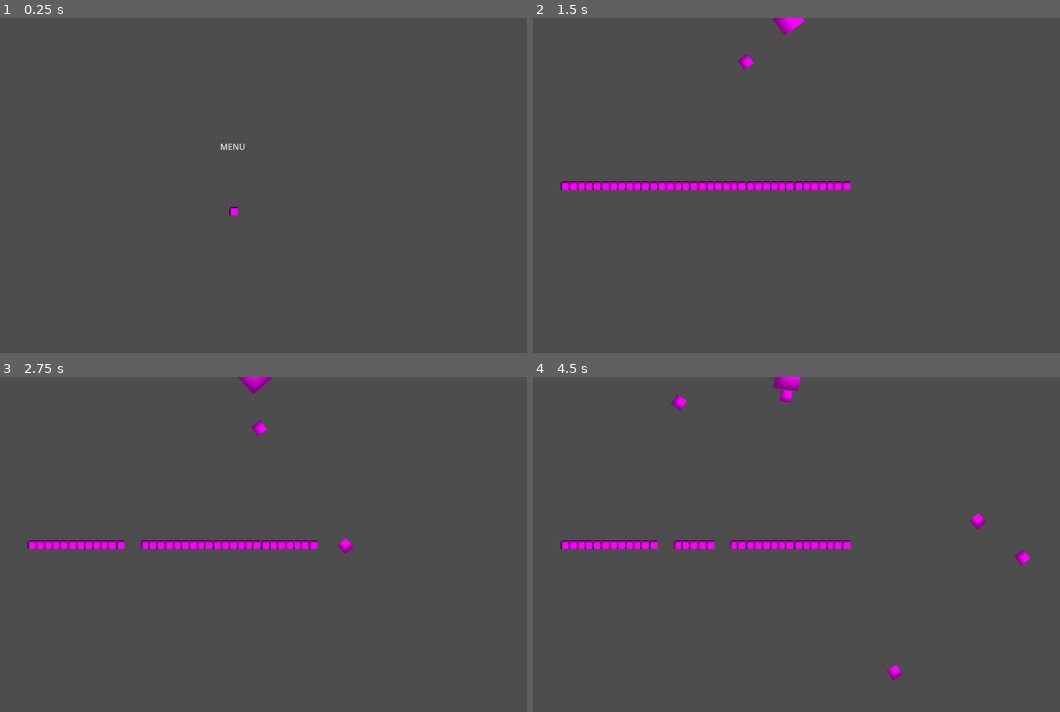
Above: before the commit, frames 1-4 (two rows, left to right).
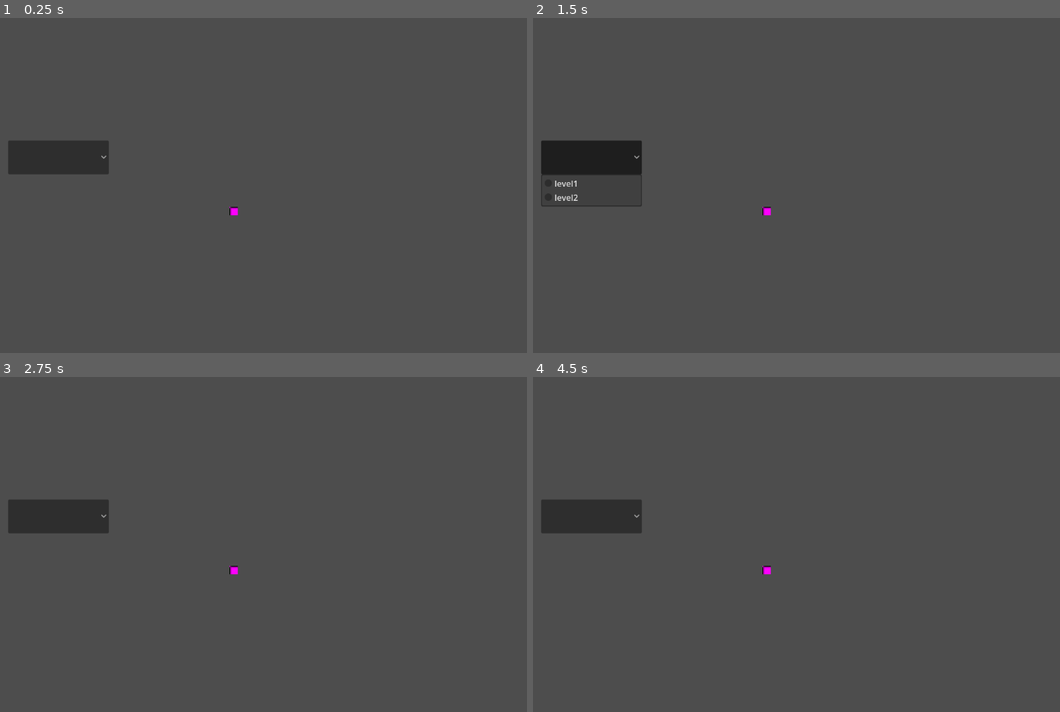
Above: after the commit, the same moments.

Repository: camoa016/Peggle-ripoff
Game: Godot game, scene res://Scenes/main.tscn
The game is run twice, just before and just after one commit, with the same random seed, the same clock (stepped at 60 frames per second) and the same inputs.
Inputs (mouse positions are in pixels of both pictures, inside the frame that each line leads up to):
- Up to frame 1 (0.25 s): no input
- Up to frame 2 (1.5 s): click (764, 145) at 0.5 s, where only the run before the commit has a clickable "MENU"; click (590, 158) at 1.27 s
- Up to frame 3 (2.75 s): move the mouse to (384, 527) at 2.02 s; click (384, 527) at 2.17 s
- Up to frame 4 (4.5 s): move the mouse to (670, 561) at 2.77 s; click (670, 561) at 2.92 s; move the mouse to (849, 470) at 3.52 s; click (849, 470) at 3.67 s; move the mouse to (759, 611) at 4.27 s; click (759, 611) at 4.42 s

The runs differ from the first frame. In frame 1, 1.9% of the frame differs, in the area x 1-47%, y 36-47%; in frame 2, 3.9%, in the area x 1-61%, y 0-60%; in frame 3, 3.6%; in frame 4, 3.8%.

Commit message:
Add level2, floor Area2D, and level selector
Introduce a new level scene (Scenes/level_2.tscn) and add a Peggle castle texture. Convert Floor from StaticBody2D to Area2D and attach Scripts/Floor.gd (with a body_entered handler that frees bodies in group "Balls"). Wire the Floor body_entered signal in level scenes. Update launcher.gd to add spawned balls to the "Balls" group so the floor can detect and remove them. Replace the main menu's MenuButton with an OptionButton and update menu_button.gd to switch between level_1 and level_2 scenes. Minor scene resource adjustments in level_1 to reference the Floor script.

Diff:
--- a/peggle-ripoff/Scenes/level_1.tscn
+++ b/peggle-ripoff/Scenes/level_1.tscn
@@ -4,6 +4,7 @@
 [ext_resource type="Script" uid="uid://cy7j4rll40t15" path="res://Scripts/globals.gd" id="2_7p6j4"]
 [ext_resource type="PackedScene" uid="uid://crq2dse1rns67" path="res://Scenes/peg.tscn" id="3_6444e"]
 [ext_resource type="PackedScene" uid="uid://cvnvhfdngxude" path="res://Scenes/launcher.tscn" id="4_7p6j4"]
+[ext_resource type="Script" uid="uid://layryshv5g3o" path="res://Scripts/Floor.gd" id="4_6444e"]
 
 [sub_resource type="WorldBoundaryShape2D" id="WorldBoundaryShape2D_evi0p"]
 
@@ -33,8 +34,9 @@
 rotation = 1.5707964
 shape = SubResource("WorldBoundaryShape2D_evi0p")
 
-[node name="Floor" type="StaticBody2D" parent="Borders" unique_id=1221127522]
+[node name="Floor" type="Area2D" parent="Borders" unique_id=532899431]
 position = Vector2(0, 320)
+script = ExtResource("4_6444e")
 
 [node name="CollisionShape2D" type="CollisionShape2D" parent="Borders/Floor" unique_id=270321034]
 position = Vector2(0, 88)
@@ -163,3 +165,5 @@
 
 [node name="Launcher" parent="Gun" unique_id=1356385187 instance=ExtResource("4_7p6j4")]
 position = Vector2(0, -324)
+
+[connection signal="body_entered" from="Borders/Floor" to="Borders/Floor" method="_on_body_entered"]
--- /dev/null
+++ b/peggle-ripoff/Scenes/level_2.tscn
@@ -0,0 +1,175 @@
+[gd_scene format=3 uid="uid://dnp2pfaier1qn"]
+
+[ext_resource type="Script" uid="uid://drwl2ru8xxxwi" path="res://Scripts/level_1.gd" id="1_1q6tm"]
+[ext_resource type="PackedScene" uid="uid://crq2dse1rns67" path="res://Scenes/peg.tscn" id="2_v36qu"]
+[ext_resource type="Script" uid="uid://cy7j4rll40t15" path="res://Scripts/globals.gd" id="3_cggpd"]
+[ext_resource type="PackedScene" uid="uid://cvnvhfdngxude" path="res://Scenes/launcher.tscn" id="4_055b2"]
+[ext_resource type="Script" uid="uid://layryshv5g3o" path="res://Scripts/Floor.gd" id="4_cggpd"]
+[ext_resource type="Texture2D" uid="uid://c0f58bo1y0dst" path="res://media/Peggle castle.png" id="5_v36qu"]
+
+[sub_resource type="WorldBoundaryShape2D" id="WorldBoundaryShape2D_evi0p"]
+
+[sub_resource type="RectangleShape2D" id="RectangleShape2D_lsmp6"]
+size = Vector2(1152, 208)
+
+[node name="Node2D" type="Node2D" unique_id=156690217]
+script = ExtResource("1_1q6tm")
+peg_scene = ExtResource("2_v36qu")
+
+[node name="Globals" type="Node" parent="." unique_id=1534836170]
+script = ExtResource("3_cggpd")
+
+[node name="Borders" type="Node" parent="." unique_id=1254701429]
+
+[node name="RightWall" type="StaticBody2D" parent="Borders" unique_id=1764714499]
+
+[node name="CollisionShape2D" type="CollisionShape2D" parent="Borders/RightWall" unique_id=2089578236]
+position = Vector2(512, 0)
+rotation = -1.5707964
+shape = SubResource("WorldBoundaryShape2D_evi0p")
+
+[node name="LeftWall" type="StaticBody2D" parent="Borders" unique_id=1732158691]
+
+[node name="CollisionShape2D" type="CollisionShape2D" parent="Borders/LeftWall" unique_id=1416655267]
+position = Vector2(-512, 0)
+rotation = 1.5707964
+shape = SubResource("WorldBoundaryShape2D_evi0p")
+
+[node name="Floor" type="Area2D" parent="Borders" unique_id=2007209254]
+position = Vector2(0, 320)
+script = ExtResource("4_cggpd")
+
+[node name="CollisionShape2D" type="CollisionShape2D" parent="Borders/Floor" unique_id=270321034]
+position = Vector2(0, 88)
+shape = SubResource("RectangleShape2D_lsmp6")
+
+[node name="Roof" type="StaticBody2D" parent="Borders" unique_id=815532223]
+
+[node name="CollisionShape2D" type="CollisionShape2D" parent="Borders/Roof" unique_id=1414834440]
+position = Vector2(0, -320)
+rotation = 3.1415927
+shape = SubResource("WorldBoundaryShape2D_evi0p")
+
+[node name="Camera2D" type="Camera2D" parent="." unique_id=2112354480]
+
+[node name="Pegs" type="Node" parent="." unique_id=1921494433]
+
+[node name="Peg" parent="Pegs" unique_id=1186612201 instance=ExtResource("2_v36qu")]
+position = Vector2(-428, -1)
+
+[node name="Peg2" parent="Pegs" unique_id=345220298 instance=ExtResource("2_v36qu")]
+position = Vector2(-413, -1)
+
+[node name="Peg3" parent="Pegs" unique_id=1931123846 instance=ExtResource("2_v36qu")]
+position = Vector2(-397, -1)
+
+[node name="Peg4" parent="Pegs" unique_id=1408316486 instance=ExtResource("2_v36qu")]
+position = Vector2(-382, -1)
+
+[node name="Peg5" parent="Pegs" unique_id=488194057 instance=ExtResource("2_v36qu")]
+position = Vector2(-368, -1)
+
+[node name="Peg6" parent="Pegs" unique_id=1017864668 instance=ExtResource("2_v36qu")]
+position = Vector2(-351, -1)
+
+[node name="Peg7" parent="Pegs" unique_id=938950841 instance=ExtResource("2_v36qu")]
+position = Vector2(-335, -1)
+
+[node name="Peg8" parent="Pegs" unique_id=1230929980 instance=ExtResource("2_v36qu")]
+position = Vector2(-320, -1)
+
+[node name="Peg9" parent="Pegs" unique_id=824603780 instance=ExtResource("2_v36qu")]
+position = Vector2(-304, -1)
+
+[node name="Peg10" parent="Pegs" unique_id=515286937 instance=ExtResource("2_v36qu")]
+position = Vector2(-289, -1)
+
+[node name="Peg11" parent="Pegs" unique_id=2082404985 instance=ExtResource("2_v36qu")]
+position = Vector2(-275, -1)
+
+[node name="Peg12" parent="Pegs" unique_id=275221490 instance=ExtResource("2_v36qu")]
+position = Vector2(-258, -1)
+
+[node name="Peg13" parent="Pegs" unique_id=1205909955 instance=ExtResource("2_v36qu")]
+position = Vector2(-242, -1)
+
+[node name="Peg14" parent="Pegs" unique_id=2105118619 instance=ExtResource("2_v36qu")]
+position = Vector2(-227, -1)
+
+[node name="Peg15" parent="Pegs" unique_id=1775236366 instance=ExtResource("2_v36qu")]
+position = Vector2(-211, -1)
+
+[node name="Peg16" parent="Pegs" unique_id=1176377360 instance=ExtResource("2_v36qu")]
+position = Vector2(-196, -1)
+
+[node name="Peg17" parent="Pegs" unique_id=1349631296 instance=ExtResource("2_v36qu")]
+position = Vector2(89, 298)
+
+[node name="Peg18" parent="Pegs" unique_id=734103789 instance=ExtResource("2_v36qu")]
+position = Vector2(-165, -1)
+
+[node name="Peg19" parent="Pegs" unique_id=1083859331 instance=ExtResource("2_v36qu")]
+position = Vector2(-149, -1)
+
+[node name="Peg20" parent="Pegs" unique_id=1047016601 instance=ExtResource("2_v36qu")]
+position = Vector2(-134, -1)
+
+[node name="Peg21" parent="Pegs" unique_id=1524025685 instance=ExtResource("2_v36qu")]
+position = Vector2(-118, -1)
+
+[node name="Peg22" parent="Pegs" unique_id=610964818 instance=ExtResource("2_v36qu")]
+position = Vector2(-160, 181)
+
+[node name="Peg23" parent="Pegs" unique_id=1257313514 instance=ExtResource("2_v36qu")]
+position = Vector2(-89, -1)
+
+[node name="Peg24" parent="Pegs" unique_id=219521701 instance=ExtResource("2_v36qu")]
+position = Vector2(-72, -1)
+
+[node name="Peg25" parent="Pegs" unique_id=243944953 instance=ExtResource("2_v36qu")]
+position = Vector2(-57, -1)
+
+[node name="Peg26" parent="Pegs" unique_id=426178118 instance=ExtResource("2_v36qu")]
+position = Vector2(-42, -1)
+
+[node name="Peg27" parent="Pegs" unique_id=841478006 instance=ExtResource("2_v36qu")]
+position = Vector2(-26, -1)
+
+[node name="Peg28" parent="Pegs" unique_id=1637568620 instance=ExtResource("2_v36qu")]
+position = Vector2(-11, -1)
+
+[node name="Peg29" parent="Pegs" unique_id=1081437307 instance=ExtResource("2_v36qu")]
+position = Vector2(173, -88)
+
+[node name="Peg30" parent="Pegs" unique_id=2075727838 instance=ExtResource("2_v36qu")]
+position = Vector2(20, -1)
+
+[node name="Peg31" parent="Pegs" unique_id=474709547 instance=ExtResource("2_v36qu")]
+position = Vector2(36, -1)
+
+[node name="Peg32" parent="Pegs" unique_id=482059118 instance=ExtResource("2_v36qu")]
+position = Vector2(51, -1)
+
+[node name="Peg33" parent="Pegs" unique_id=1207757031 instance=ExtResource("2_v36qu")]
+position = Vector2(-227, -187)
+
+[node name="Peg34" parent="Pegs" unique_id=1600025014 instance=ExtResource("2_v36qu")]
+position = Vector2(82, -1)
+
+[node name="Peg35" parent="Pegs" unique_id=1877131547 instance=ExtResource("2_v36qu")]
+position = Vector2(96, -1)
+
+[node name="Peg36" parent="Pegs" unique_id=1252289727 instance=ExtResource("2_v36qu")]
+position = Vector2(251, -4)
+
+[node name="Gun" type="Node" parent="." unique_id=174218165]
+
+[node name="Launcher" parent="Gun" unique_id=1356385187 instance=ExtResource("4_055b2")]
+position = Vector2(0, -324)
+
+[node name="PeggleCastle" type="Sprite2D" parent="." unique_id=1531544276]
+position = Vector2(1.7642975e-05, 2.4999933)
+scale = Vector2(0.7643228, 0.6591796)
+texture = ExtResource("5_v36qu")
+
+[connection signal="body_entered" from="Borders/Floor" to="Borders/Floor" method="_on_body_entered"]
--- a/peggle-ripoff/Scenes/main.tscn
+++ b/peggle-ripoff/Scenes/main.tscn
@@ -4,60 +4,26 @@
 [ext_resource type="PackedScene" uid="uid://crq2dse1rns67" path="res://Scenes/peg.tscn" id="2_bo1nx"]
 [ext_resource type="Script" uid="uid://bd4i134w2ojsn" path="res://Scripts/menu_button.gd" id="3_8gbba"]
 
-[sub_resource type="WorldBoundaryShape2D" id="WorldBoundaryShape2D_jjgbg"]
-
-[sub_resource type="RectangleShape2D" id="RectangleShape2D_bo1nx"]
-size = Vector2(1152, 208)
-
 [node name="Main" type="Node2D" unique_id=1617084391]
 
 [node name="Globals" type="Node" parent="." unique_id=2126466881]
 script = ExtResource("1_jjgbg")
-
-[node name="Borders" type="Node" parent="." unique_id=1267949590]
-
-[node name="RightWall" type="StaticBody2D" parent="Borders" unique_id=1295520282]
-
-[node name="CollisionShape2D" type="CollisionShape2D" parent="Borders/RightWall" unique_id=2015782398]
-position = Vector2(512, 0)
-rotation = -1.5707964
-shape = SubResource("WorldBoundaryShape2D_jjgbg")
-
-[node name="LeftWall" type="StaticBody2D" parent="Borders" unique_id=1289085709]
-
-[node name="CollisionShape2D" type="CollisionShape2D" parent="Borders/LeftWall" unique_id=1764541191]
-position = Vector2(-512, 0)
-rotation = 1.5707964
-shape = SubResource("WorldBoundaryShape2D_jjgbg")
-
-[node name="Floor" type="StaticBody2D" parent="Borders" unique_id=1614797756]
-position = Vector2(0, 320)
-
-[node name="CollisionShape2D" type="CollisionShape2D" parent="Borders/Floor" unique_id=99751747]
-position = Vector2(0, 88)
-shape = SubResource("RectangleShape2D_bo1nx")
-
-[node name="Roof" type="StaticBody2D" parent="Borders" unique_id=2146770686]
-
-[node name="CollisionShape2D" type="CollisionShape2D" parent="Borders/Roof" unique_id=849148418]
-position = Vector2(0, -320)
-rotation = 3.1415927
-shape = SubResource("WorldBoundaryShape2D_jjgbg")
 
 [node name="Camera2D" type="Camera2D" parent="." unique_id=1305710799]
 
 [node name="Peg" parent="." unique_id=2053050987 instance=ExtResource("2_bo1nx")]
 position = Vector2(-40, 48)
 
-[node name="MenuButton" type="MenuButton" parent="." unique_id=1923950991]
-offset_left = -69.91193
-offset_top = -92.129364
-offset_right = -21.0
-offset_bottom = -74.0
-text = "MENU"
-item_count = 1
-popup/item_0/text = "Level1"
+[node name="OptionButton" type="OptionButton" parent="." unique_id=1350744618]
+offset_left = -474.0
+offset_top = -88.0
+offset_right = -280.0
+offset_bottom = -23.0
+item_count = 2
+popup/item_0/text = "level1"
 popup/item_0/id = 0
+popup/item_1/text = "level2"
+popup/item_1/id = 1
 script = ExtResource("3_8gbba")
 
-[connection signal="pressed" from="MenuButton" to="MenuButton" method="_on_pressed"]
+[connection signal="item_selected" from="OptionButton" to="OptionButton" method="_on_item_selected"]
--- a/peggle-ripoff/Scripts/Floor.gd
+++ b/peggle-ripoff/Scripts/Floor.gd
@@ -2,5 +2,5 @@
 
 func _on_body_entered(body: Node2D) -> void:
 	if body.is_in_group("Balls"):
+		print("deleted")
 		body.queue_free()
-		print("deleted")
--- a/peggle-ripoff/Scripts/launcher.gd
+++ b/peggle-ripoff/Scripts/launcher.gd
@@ -8,6 +8,7 @@
 func shoot_ball():
 	var ball = Globals.ball_scene.instantiate()
 	add_child(ball)
+	ball.add_to_group("Balls")
 	ball.reparent(get_tree().current_scene)
 
 # Called every frame. 'delta' is the elapsed time since the previous frame.
--- a/peggle-ripoff/Scripts/menu_button.gd
+++ b/peggle-ripoff/Scripts/menu_button.gd
@@ -1,7 +1,7 @@
-extends MenuButton
+extends OptionButton
 
-
-
-
-func _on_pressed() -> void:
-	get_tree().change_scene_to_file("res://Scenes/level_1.tscn")
+func _on_item_selected(index: int) -> void:
+	if (index == 0):
+		get_tree().change_scene_to_file("res://Scenes/level_1.tscn")
+	if (index == 1):
+		get_tree().change_scene_to_file("res://Scenes/level_2.tscn")
Binary file added: peggle-ripoff/media/Peggle castle.png
Not shown, added: peggle-ripoff/media/Peggle castle.png.import
